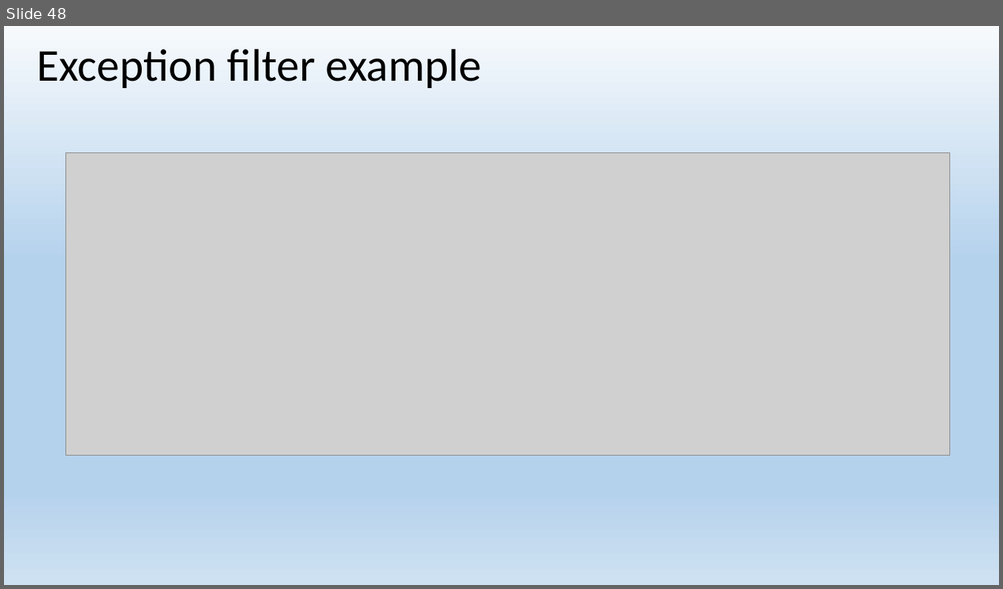
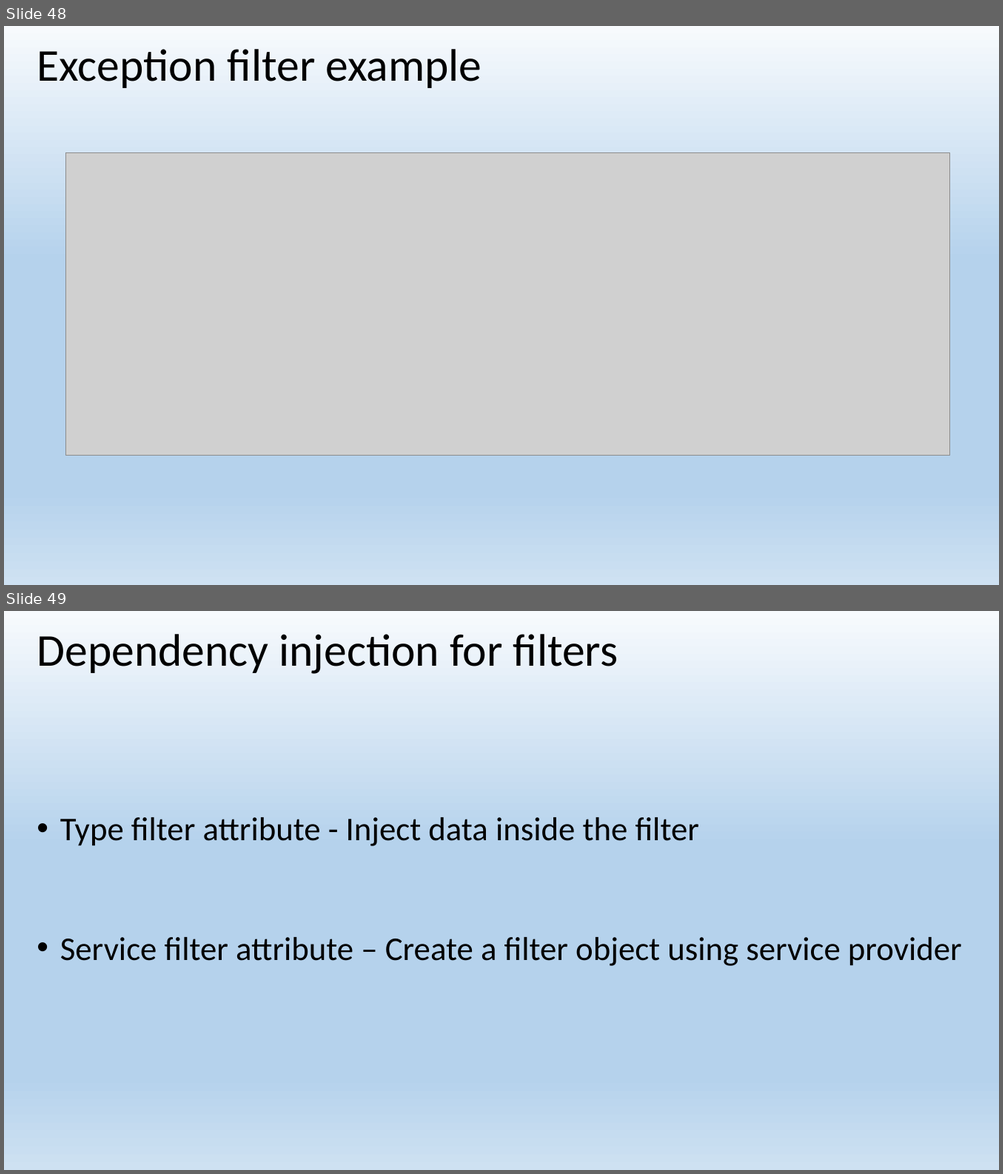
Before and after one commit to EPilyaev/ASPNetCoreMVC, a slide deck: AspNetCoreMVC.pptx. Shown one above the other, each under a label of ours: slide 48 before the commit, slides 48 and 49 after it. The pictures are 1003x589 and 1003x1174 pixels, drawn with LibreOffice and Linux fonts; fonts in the diff are those of the drawing; grey boxes stand for pictures. Boxes give left, top, right and bottom in pixels: in the first picture for what was removed or moved away, otherwise in the second. Text is boxed around its words. In the diff, an @@ line names an element or a change of style, - is before the commit and + after.

Commit message:
Start Dependency injection for filters

```diff
--- a/AspNetCoreMVC.pptx
+++ b/AspNetCoreMVC.pptx
@@ slide 49 added at [4,611,999,1170], background gradient #F7FAFD to #B5D2EC to #CEE1F2 @@
@@ title added at [37,634,618,674], 44 pt, text #000000 @@
+Dependency injection for filters
@@ text added at [60,817,962,966], 32 pt, text #000000 @@
+• Type filter attribute - Inject data inside the filter
+• Service filter attribute – Create a filter object using service provider
```
Also in this commit, not shown: 3 other slides added, 3 other files.
